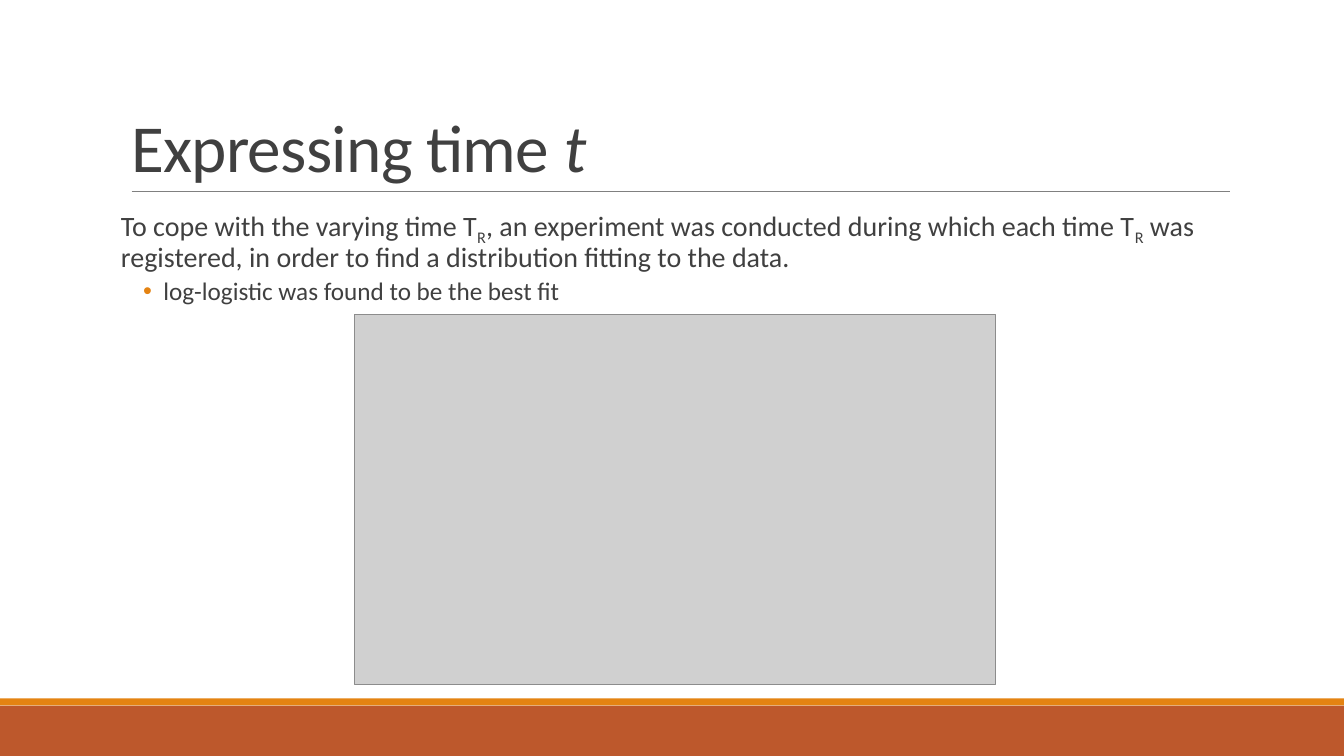
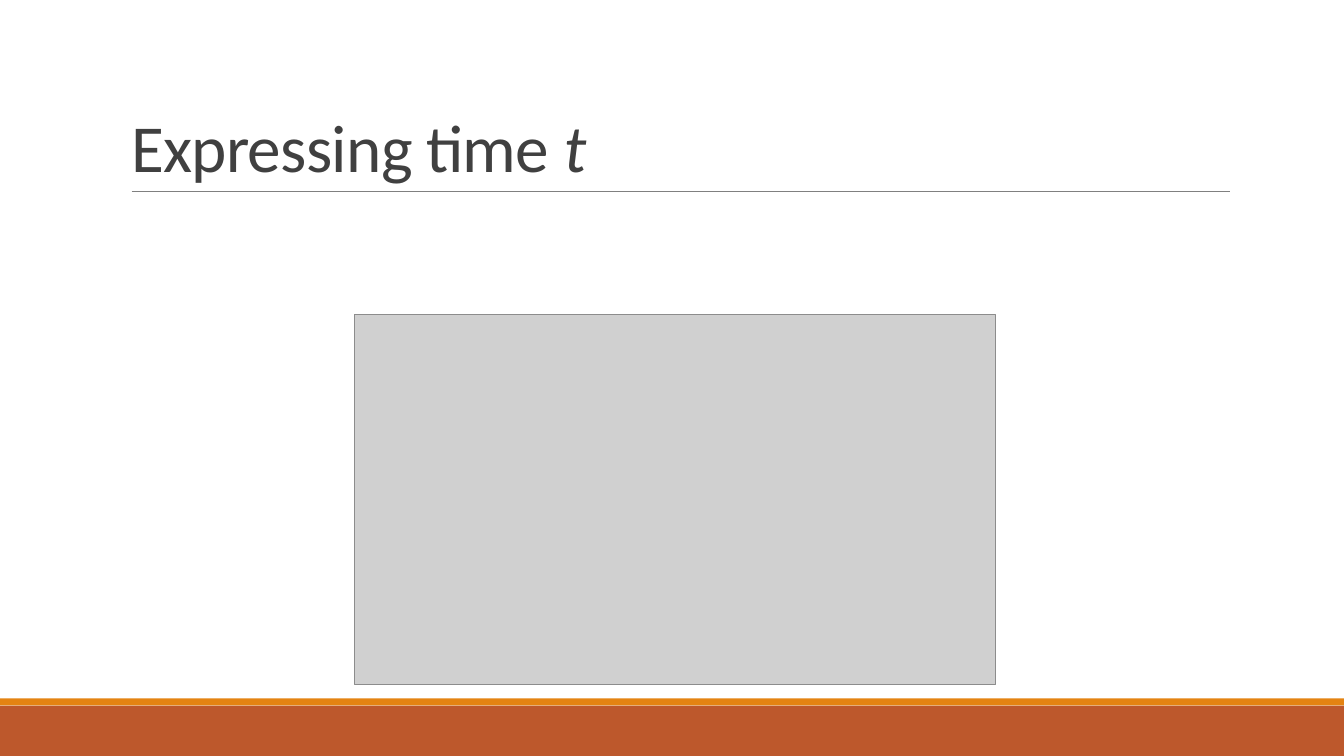
Before and after one commit to PStahl/master_thesis, a slide deck: slide 31 of presentation/presentation2.pptx. Drawn at 1344x756 pixels with LibreOffice and Linux fonts; fonts in the diff are those of the drawing; grey boxes stand for pictures. Boxes give left, top, right and bottom in pixels: in the first picture for what was removed or moved away, otherwise in the second. Text is boxed around its words. In the diff, an @@ line names an element or a change of style, - is before the commit and + after.

```diff
--- a/presentation/presentation2.pptx
+++ b/presentation/presentation2.pptx
@@ text removed at (121,216,1194,305) @@
-To cope with the varying time TR, an experiment was conducted during which each time TR was registered, in order to find a distribution fitting to the data.
-  • log-logistic was found to be the best fit
```
Also in this commit, not shown: 3 other slides changed.
